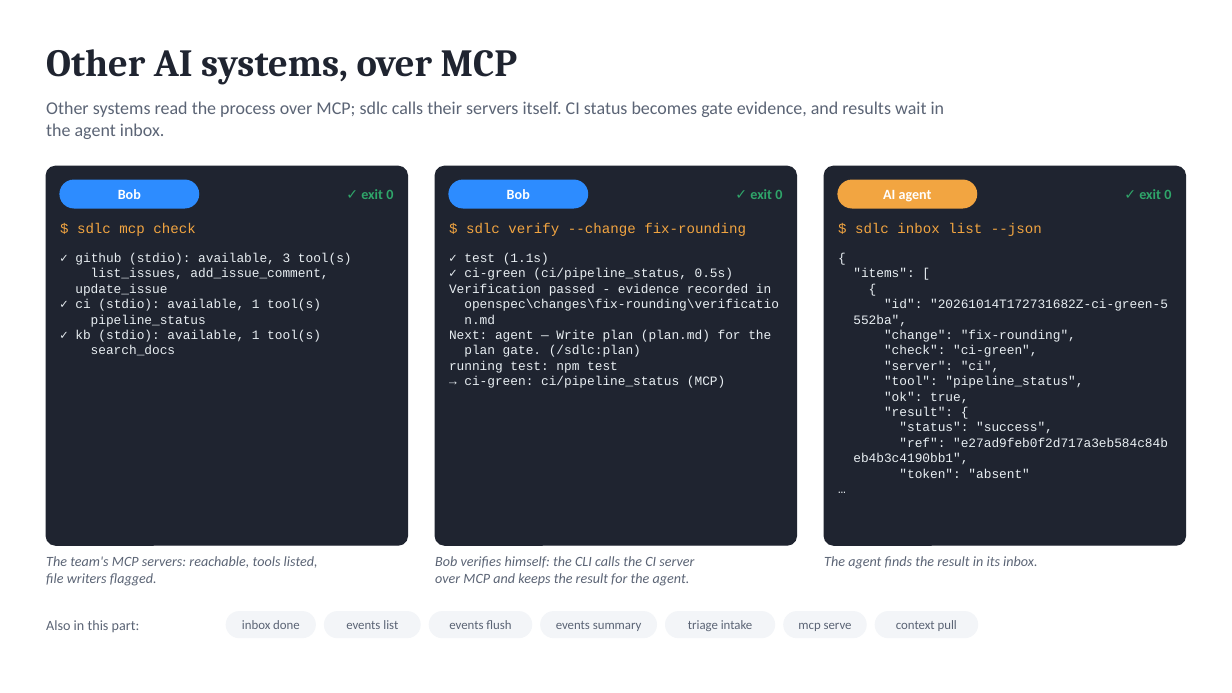
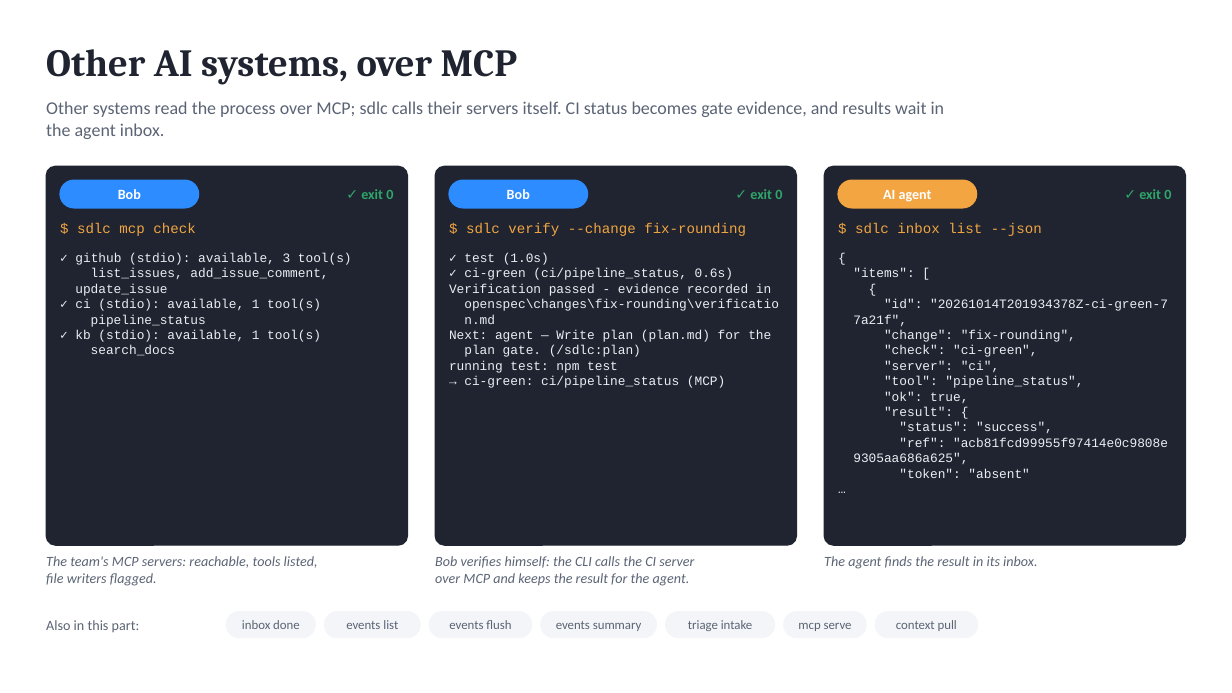
Before and after one commit to marin-ai-tech/sdlc, a slide deck: slide 19 of docs/demo/sdlc-calculator-demo.en.pptx. Drawn at 1232x693 pixels with LibreOffice and Linux fonts; fonts in the diff are those of the drawing. Boxes give left, top, right and bottom in pixels: in the first picture for what was removed or moved away, otherwise in the second. Text is boxed around its words. In the diff, an @@ line names an element or a change of style, - is before the commit and + after.

```diff
--- a/docs/demo/sdlc-calculator-demo.en.pptx
+++ b/docs/demo/sdlc-calculator-demo.en.pptx
@@ text at (464, 253, 733, 280): text changed @@
-✓ test (1.1s)
-✓ ci-green (ci/pipeline_status, 0.5s)
+✓ test (1.0s)
+✓ ci-green (ci/pipeline_status, 0.6s)
@@ text at (853, 299, 1168, 326): text changed @@
-"id": "20261014T172731682Z-ci-green-5
-552ba",
+"id": "20261014T201934378Z-ci-green-7
+7a21f",
@@ text at (853, 438, 1168, 464): text changed @@
-"ref": "e27ad9feb0f2d717a3eb584c84b
-eb4b3c4190bb1",
+"ref": "acb81fcd99955f97414e0c9808e
+9305aa686a625",
```
Also in this commit, not shown: 4 other slides changed, 51 other files.
